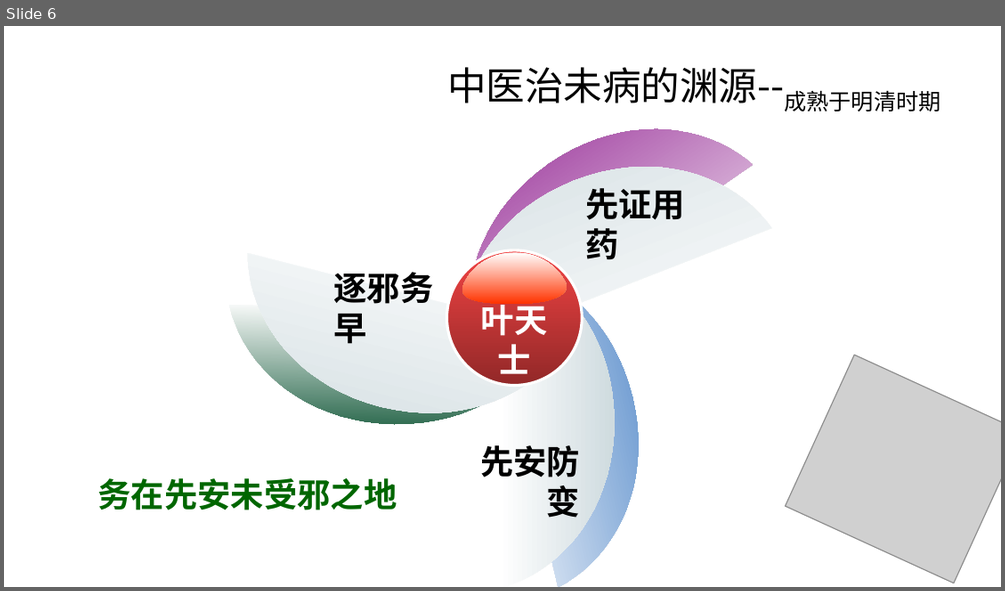
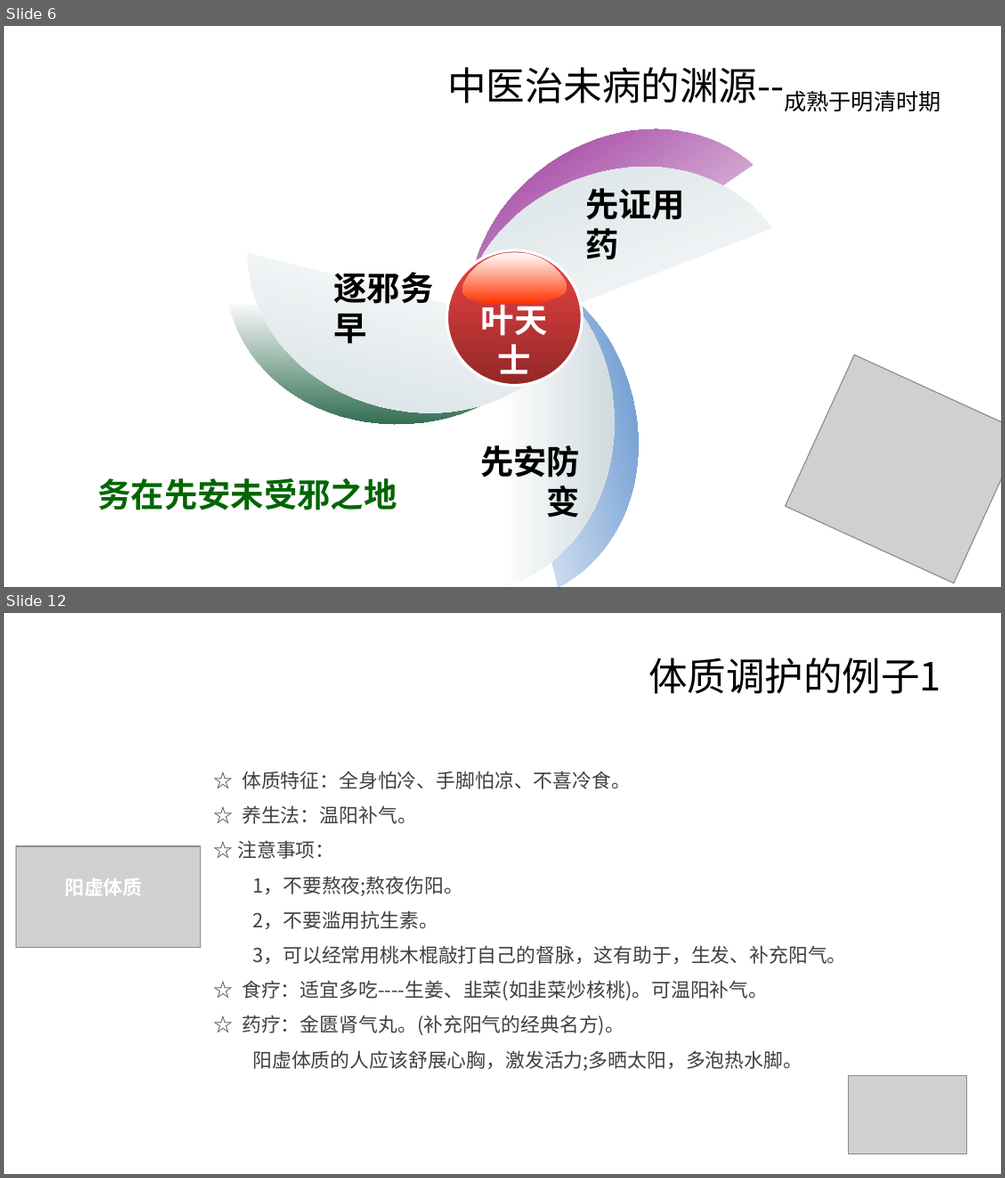
Before and after one commit to sdaulldd/PersonalWork, a slide deck: Document/中国风ppt模板-中医营养.pptx. Shown one above the other, each under a label of ours: slide 6 before the commit, slides 6 and 12 after it; the slides between them are not shown. The pictures are 1005x591 and 1005x1178 pixels, drawn with LibreOffice and Linux fonts; fonts in the diff are those of the drawing; grey boxes stand for pictures; background and template pictures are left out. Boxes give left, top, right and bottom in pixels: in the first picture for what was removed or moved away, otherwise in the second. Text is boxed around its words. In the diff, an @@ line names an element or a change of style, - is before the commit and + after.

```diff
--- a/Document/中国风ppt模板-中医营养.pptx
+++ b/Document/中国风ppt模板-中医营养.pptx
@@ slide 12 added at box(4, 613, 1001, 1174), background picture (left out) @@
@@ title added at box(648, 657, 941, 694), 28 pt, text #000000 @@
+体质调护的例子1
@@ text added at box(238, 771, 847, 1070), 14 pt, text #404040 @@
+☆ 体质特征：全身怕冷、手脚怕凉、不喜冷食。
+☆ 养生法：温阳补气。
+☆ 注意事项：
+1，不要熬夜;熬夜伤阳。
+2，不要滥用抗生素。
+3，可以经常用桃木棍敲打自己的督脉，这有助于，生发、补充阳气。
+☆ 食疗：适宜多吃----生姜、韭菜(如韭菜炒核桃)。可温阳补气。
+☆ 药疗：金匮肾气丸。(补充阳气的经典名方)。
+阳虚体质的人应该舒展心胸，激发活力;多晒太阳，多泡热水脚。
@@ picture added at box(16, 846, 201, 947) @@
@@ text added at box(65, 878, 142, 895), 14 pt, text #FFFFFF, bold @@
+阳虚体质
@@ picture added at box(848, 1076, 967, 1154) @@
```
Also in this commit, not shown: 3 slides changed, 7 other slides added, 5 slides removed.
